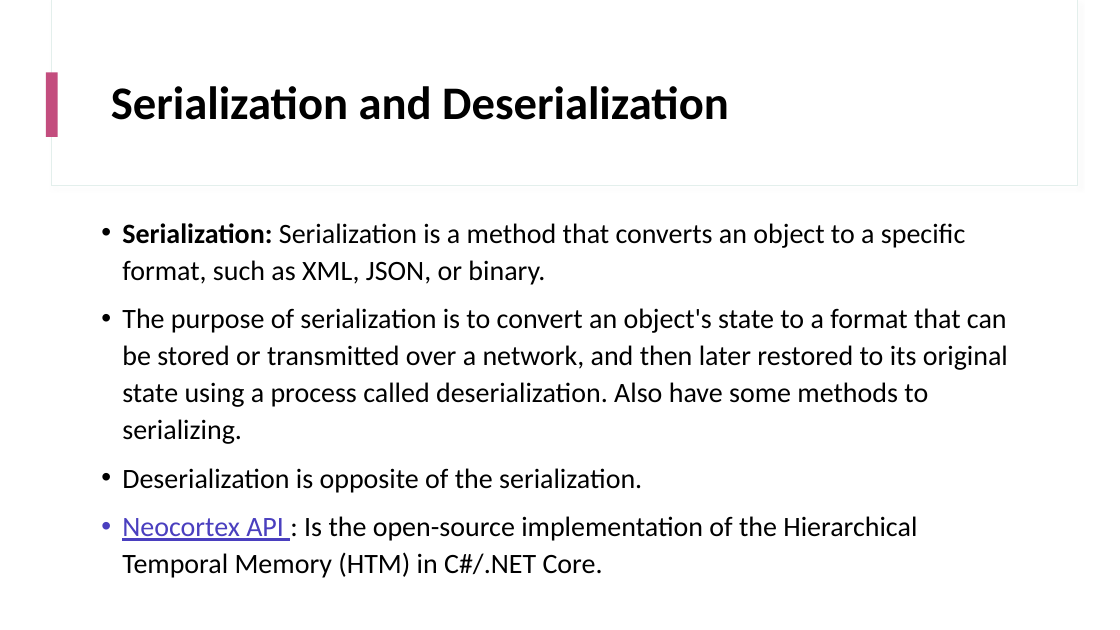
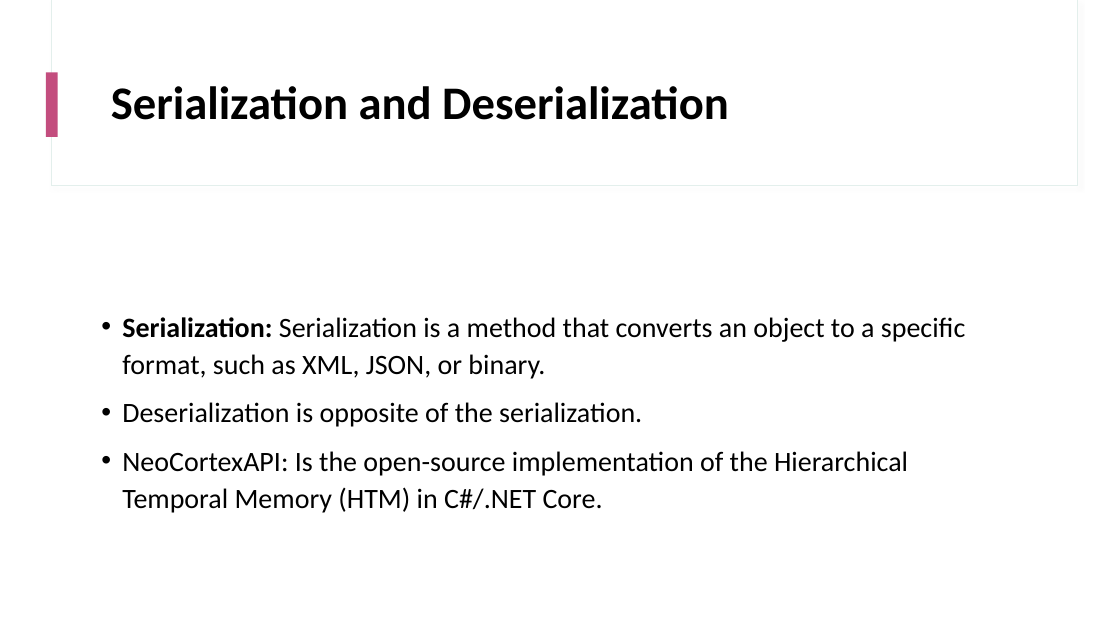
Before and after one commit to KandilKhaled/neocortexapi, a slide deck: slide 4 of Erdi_ProjectWork/Project_Presentation.pptx. Drawn at 1120x630 pixels with LibreOffice and Linux fonts; fonts in the diff are those of the drawing. Boxes give left, top, right and bottom in pixels: in the first picture for what was removed or moved away, otherwise in the second. Text is boxed around its words. In the diff, an @@ line names an element or a change of style, - is before the commit and + after.

```diff
--- a/Erdi_ProjectWork/Project_Presentation.pptx
+++ b/Erdi_ProjectWork/Project_Presentation.pptx
@@ text at (x1=122, y1=308, x2=1008, y2=444): paragraph removed @@
-• The purpose of serialization is to convert an object's state to a format that can be stored or transmitted over a network, and then later restored to its original state using a process called deserialization. Also have some methods to serializing.
@@ text at (x1=122, y1=451, x2=908, y2=513): text changed @@
-• Neocortex API : Is the open-source implementation of the Hierarchical Temporal Memory (HTM) in C#/.NET Core.
+• NeoCortexAPI: Is the open-source implementation of the Hierarchical Temporal Memory (HTM) in C#/.NET Core.
```
Also in this commit, not shown: 4 other slides changed.
